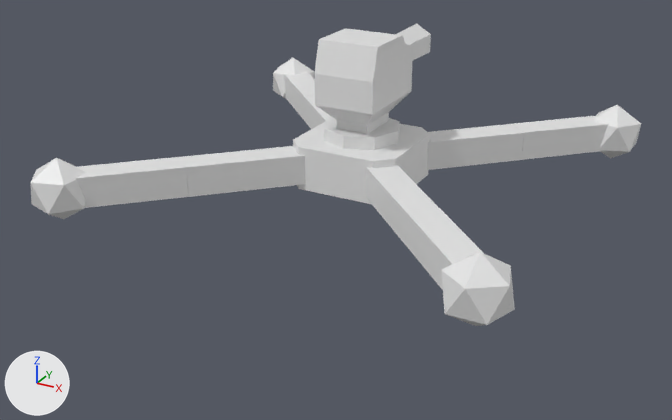
An edit to the FBX model Assets/Models/Boss/Defiler.fbx, drawn before and after from the same camera.
Both versions are drawn from a 50 mm lens placed at (12.99, -25.07, 7.64), pointed at (-0.42, -0.69, -4.55). Every picture has the same lights, and +X, +Y and +Z are marked at lower left.

Script lines for the objects in view, before the commit:
```python
ob_cube_002 = bpy.data.objects.new('Cube.002', me_cube_002)
ob_cube_002.location = (0.0, 0.0, 0.0)
ob_cube_006 = bpy.data.objects.new('Cube.006', me_cube_006)
ob_cube_006.location = (0.0, 0.0, 0.0)
ob_cube_008 = bpy.data.objects.new('Cube.008', me_cube_008)
ob_cube_008.location = (0.0, 0.0, 0.0)
ob_cube_009 = bpy.data.objects.new('Cube.009', me_cube_009)
ob_cube_009.location = (0.0, 0.0, 0.0)
ob_cube_010 = bpy.data.objects.new('Cube.010', me_cube_010)
ob_cube_010.location = (0.0, 0.0, 0.0)
ob_cube_011 = bpy.data.objects.new('Cube.011', me_cube_011)
ob_cube_011.location = (0.0, 0.0, 0.0)
ob_cube_012 = bpy.data.objects.new('Cube.012', me_cube_012)
ob_cube_012.location = (0.0, 0.0, 0.0)
ob_cube_013 = bpy.data.objects.new('Cube.013', me_cube_013)
ob_cube_013.location = (0.0, 0.0, 0.0)
ob_cube_014 = bpy.data.objects.new('Cube.014', me_cube_014)
ob_cube_014.location = (0.0, 0.0, 0.0)
# also in view: 'Cube.003' at (2.57, -2.3, -3.01); 'Cube.004' at (2.55, 2.95, -3.01); 'Cube' at (0.0, 0.52, -0.52); 'Cube.001' at (0.0, 2.78, 0.0); 'Cube.007' at (-2.73, -2.44, -3.01)
```
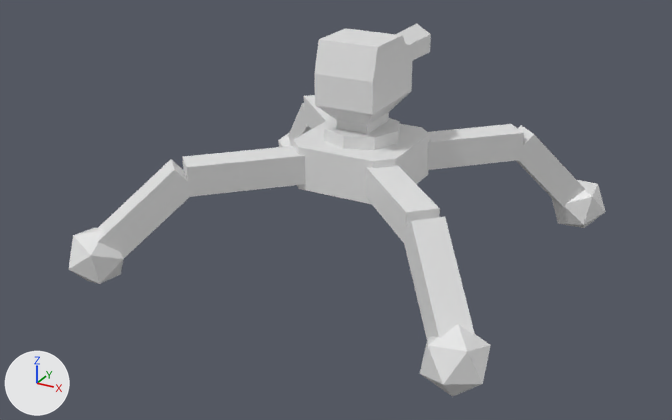
Boxes (x1, y1, x2, y2) around the edits, measured in the pictures (672 x 420 px):
```json
{"object": "Cube.014", "change": "moved, turned", "before": [441, 252, 515, 326], "after": [420, 324, 491, 397]}
{"object": "Cube.008", "change": "moved, turned", "before": [74, 157, 189, 208], "after": [97, 159, 197, 258]}
{"object": "Cube.013", "change": "moved, turned", "before": [405, 208, 483, 290], "after": [404, 217, 475, 339]}
{"object": "Cube.011", "change": "moved, turned", "before": [512, 115, 609, 160], "after": [516, 125, 585, 208]}
{"object": "Cube.002", "change": "moved, turned", "before": [30, 158, 87, 219], "after": [68, 228, 124, 284]}
{"object": "Cube.012", "change": "moved, turned", "before": [593, 105, 641, 159], "after": [552, 180, 605, 228]}
{"object": "Cube.009", "change": "moved, turned", "before": [284, 72, 315, 120], "after": [288, 103, 311, 146]}
{"object": "Cube.010", "change": "moved, turned", "before": [273, 58, 314, 99], "after": [278, 133, 291, 147]}
```

Edits to the scene script, one JSON object a line:
```json
{"op": "set", "path": "ob_cube_014.location", "old": "(0.0, 0.0, 0.0)", "new": "(2.72, -2.83, 3.0)"}
{"op": "set", "path": "ob_cube_014.rotation_euler", "old": "(0.0, 0.0, 0.0)", "new": "(0.657, 0.533, 0.192)", "note": "degrees (0, 0, 0) -> degrees (38, 31, 11)"}
{"op": "set", "path": "ob_cube_012.location", "old": "(0.0, 0.0, 0.0)", "new": "(2.82, 2.73, 3.27)"}
{"op": "set", "path": "ob_cube_012.rotation_euler", "old": "(0.0, 0.0, 0.0)", "new": "(-0.62, 0.539, -0.176)", "note": "degrees (0, 0, 0) -> degrees (-36, 31, -10)"}
{"op": "set", "path": "ob_cube_013.location", "old": "(0.0, 0.0, 0.0)", "new": "(2.72, -2.83, 3.0)"}
{"op": "set", "path": "ob_cube_013.rotation_euler", "old": "(0.0, 0.0, 0.0)", "new": "(0.657, 0.533, 0.192)", "note": "degrees (0, 0, 0) -> degrees (38, 31, 11)"}
{"op": "set", "path": "ob_cube_010.location", "old": "(0.0, 0.0, 0.0)", "new": "(-2.32, 2.38, 2.94)"}
{"op": "set", "path": "ob_cube_010.rotation_euler", "old": "(0.0, 0.0, 0.0)", "new": "(-0.552, -0.473, 0.135)", "note": "degrees (0, 0, 0) -> degrees (-32, -27, 7.7)"}
{"op": "set", "path": "ob_cube_008.location", "old": "(0.0, 0.0, 0.0)", "new": "(-2.34, -2.3, 2.93)"}
{"op": "set", "path": "ob_cube_008.rotation_euler", "old": "(0.0, 0.0, 0.0)", "new": "(0.534, -0.479, -0.139)", "note": "degrees (0, 0, 0) -> degrees (31, -27, -8)"}
{"op": "set", "path": "ob_cube_002.location", "old": "(0.0, 0.0, 0.0)", "new": "(-2.34, -2.3, 2.93)"}
{"op": "set", "path": "ob_cube_002.rotation_euler", "old": "(0.0, 0.0, 0.0)", "new": "(0.534, -0.479, -0.139)", "note": "degrees (0, 0, 0) -> degrees (31, -27, -8)"}
{"op": "set", "path": "ob_cube_009.location", "old": "(0.0, 0.0, 0.0)", "new": "(-2.32, 2.38, 2.94)"}
{"op": "set", "path": "ob_cube_009.rotation_euler", "old": "(0.0, 0.0, 0.0)", "new": "(-0.552, -0.473, 0.135)", "note": "degrees (0, 0, 0) -> degrees (-32, -27, 7.7)"}
{"op": "set", "path": "ob_cube_011.location", "old": "(0.0, 0.0, 0.0)", "new": "(2.82, 2.73, 3.27)"}
{"op": "set", "path": "ob_cube_011.rotation_euler", "old": "(0.0, 0.0, 0.0)", "new": "(-0.62, 0.539, -0.176)", "note": "degrees (0, 0, 0) -> degrees (-36, 31, -10)"}
```
